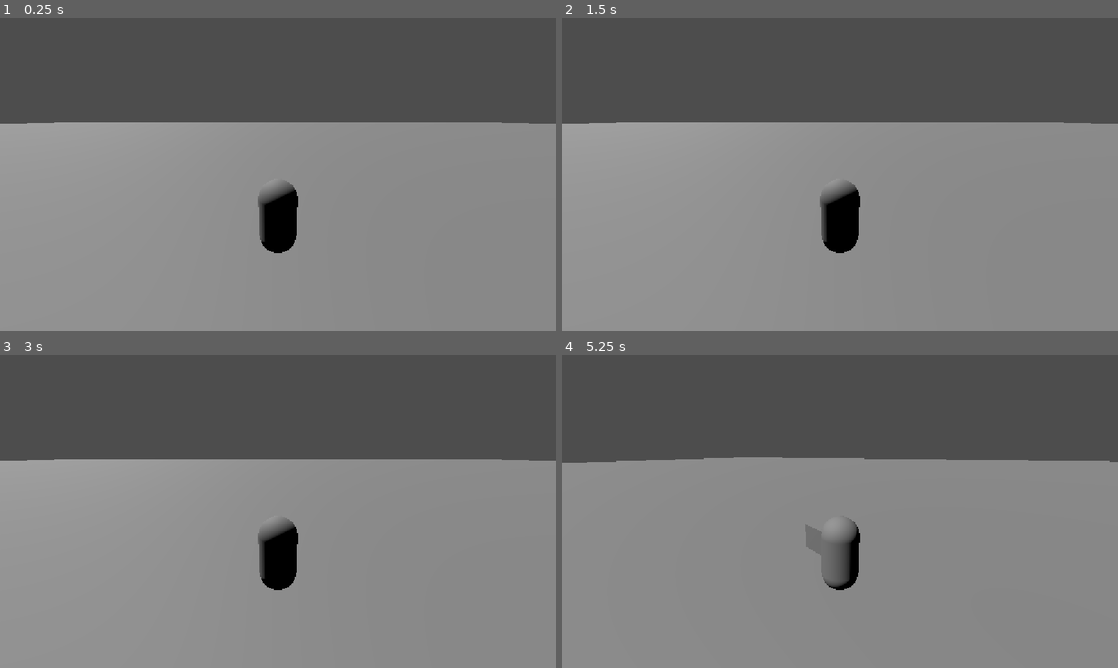
Above: before the commit, frames 1-4 (two rows, left to right).
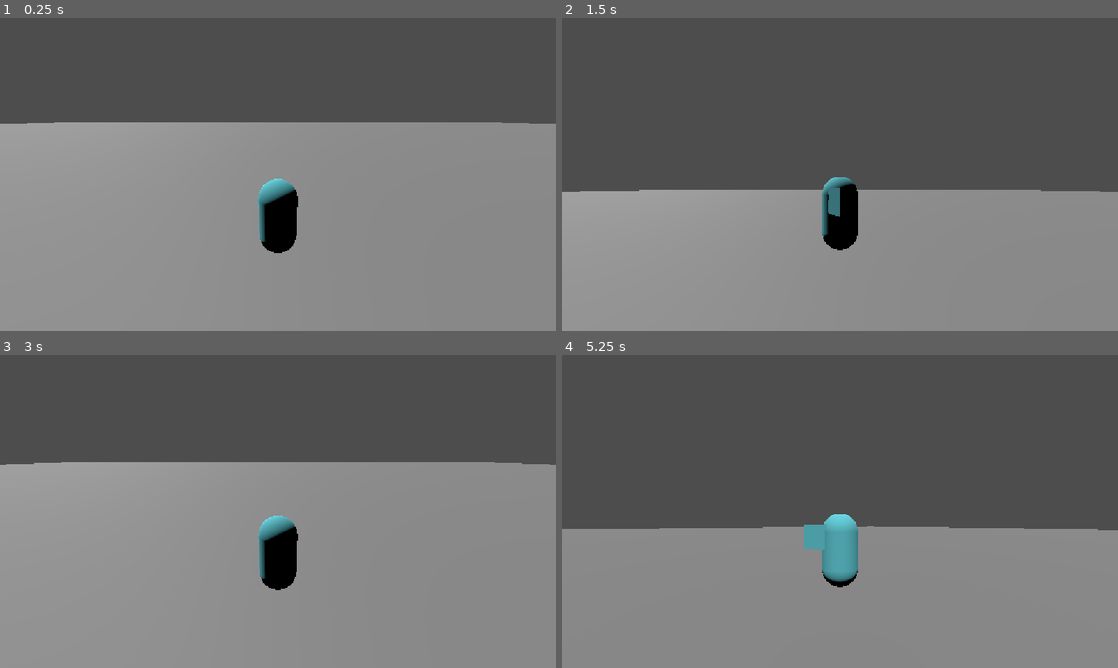
Above: after the commit, the same moments.

Repository: JacobLickiss-CSU/cs-464-group-15-project
Game: Godot game, scene res://scenes/demo_scene.tscn
Same seed, same stepped clock (60 frames per second), same inputs: the game is played once before the commit and once after it.
Inputs:
- Up to frame 1 (0.25 s): no input
- Up to frame 2 (1.5 s): tap Enter at 0.5 s; hold Space (camera_trigger, bound only after the commit) 0.53-1.28 s; hold K (rightstick_down) from 0.53 s (still down); tap Space (camera_trigger, bound only after the commit) at 1.35 s
- Up to frame 3 (3 s): tap Enter at 2 s; hold Space (camera_trigger, bound only after the commit) 2.03-2.78 s; release K (rightstick_down) at 2.78 s; hold I (rightstick_up) from 2.78 s (still down); tap Space (camera_trigger, bound only after the commit) at 2.85 s
- Up to frame 4 (5.25 s): tap Enter at 3.5 s; release I (rightstick_up) at 3.53 s; hold Space (camera_trigger, bound only after the commit) 3.53-4.28 s; hold J (rightstick_left) 3.53-5.03 s; tap Space (camera_trigger, bound only after the commit) at 4.35 s; hold K (rightstick_down) from 5.03 s (still down); hold Space (camera_trigger, bound only after the commit) from 5.03 s (still down)

The runs differ from the first frame. In frame 1, 0.5% of the frame differs, in the area x 46-53%, y 51-72%; in frame 2, 22%; in frame 3, 1.4%; in frame 4, 23%, in the area x 0-100%, y 32-76%.

Commit message:
More controls testing
* Added a color for the placeholder player.
* Finished the test control scheme.

Diff:
--- a/project.godot
+++ b/project.godot
@@ -70,6 +70,12 @@
 , Object(InputEventKey,"resource_local_to_scene":false,"resource_name":"","device":-1,"window_id":0,"alt_pressed":false …(183 unchanged characters)…
 ]
 }
+camera_trigger={
+"deadzone": 0.2,
+"events": [Object(InputEventJoypadButton,"resource_local_to_scene":false,"resource_name":"","device":-1,"button_index":9,"pressure":0.0,"pressed":true,"script":null)
+, Object(InputEventKey,"resource_local_to_scene":false,"resource_name":"","device":-1,"window_id":0,"alt_pressed":false,"shift_pressed":false,"ctrl_pressed":false,"meta_pressed":false,"pressed":false,"keycode":0,"physical_keycode":32,"key_label":0,"unicode":32,"location":0,"echo":false,"script":null)
+]
+}
 
 [physics]
 
--- a/scenes/player.tscn
+++ b/scenes/player.tscn
@@ -4,26 +4,37 @@
 
 [sub_resource type="CapsuleMesh" id="CapsuleMesh_3mldf"]
 
+[sub_resource type="StandardMaterial3D" id="StandardMaterial3D_3vyb7"]
+albedo_color = Color(0.38363665, 0.81175095, 0.85933137, 1)
+
 [sub_resource type="PrismMesh" id="PrismMesh_3mldf"]
 
-[node name="Player" type="Node3D" unique_id=1388977506 node_paths=PackedStringArray("camera", "camera_focus")]
+[node name="Player" type="Node3D" unique_id=1388977506 node_paths=PackedStringArray("visual_player", "camera", "camera_focus", "camera_pivot")]
 script = ExtResource("1_3vyb7")
-camera = NodePath("CameraFocus/CameraPivot/Camera3D")
+visual_player = NodePath("VisualPlayer")
+camera = NodePath("CameraFocus/CameraPivot/CameraPoint/Camera3D")
 camera_focus = NodePath("CameraFocus")
+camera_pivot = NodePath("CameraFocus/CameraPivot")
 
-[node name="PlaceholderCapsule" type="MeshInstance3D" parent="." unique_id=947115696]
+[node name="VisualPlayer" type="Node3D" parent="." unique_id=1377809873]
+
+[node name="PlaceholderCapsule" type="MeshInstance3D" parent="VisualPlayer" unique_id=947115696]
 transform = Transform3D(1, 0, 0, 0, 1, 0, 0, 0, 1, 0, 1, 0)
 mesh = SubResource("CapsuleMesh_3mldf")
+surface_material_override/0 = SubResource("StandardMaterial3D_3vyb7")
 
-[node name="PlaceholderFacing" type="MeshInstance3D" parent="." unique_id=357704461]
+[node name="PlaceholderFacing" type="MeshInstance3D" parent="VisualPlayer" unique_id=357704461]
 transform = Transform3D(0.6593331, 0, 0, 0, -2.8820365e-08, -0.6593331, 0, 0.6593331, -2.8820365e-08, 0, 1.350316, 0.6684047)
 mesh = SubResource("PrismMesh_3mldf")
+surface_material_override/0 = SubResource("StandardMaterial3D_3vyb7")
 
 [node name="CameraFocus" type="Node3D" parent="." unique_id=1564281128]
 
 [node name="CameraPivot" type="Node3D" parent="CameraFocus" unique_id=628757881]
+
+[node name="CameraPoint" type="Node3D" parent="CameraFocus/CameraPivot" unique_id=1300461585]
 transform = Transform3D(1, 0, 0, 0, 1, 0, 0, 0, 1, 0, 3.5622468, -4.8062797)
 
-[node name="Camera3D" type="Camera3D" parent="CameraFocus/CameraPivot" unique_id=1993582299]
+[node name="Camera3D" type="Camera3D" parent="CameraFocus/CameraPivot/CameraPoint" unique_id=1993582299]
 transform = Transform3D(-1, 0, 8.742278e-08, 2.4793618e-08, 0.9589409, 0.28360593, -8.383328e-08, 0.28360593, -0.9589409, 0, 0, 0)
 current = true
--- a/scripts/Player.gd
+++ b/scripts/Player.gd
@@ -1,5 +1,8 @@
 extends Node3D
 class_name Player
+
+@export
+var visual_player : Node3D
 
 @export
 var camera : Camera3D
@@ -8,10 +11,19 @@
 var camera_focus : Node3D
 
 @export
+var camera_pivot : Node3D
+
+@export
 var speed : float = 10
 
 @export
 var camera_speed : float = 5
+
+@export
+var camera_min_height : float = -20
+
+@export
+var camera_max_height : float = 25
 
 # Called when the node enters the scene tree for the first time.
 func _ready() -> void:
@@ -23,6 +35,8 @@
 	var direction : Vector3 = global_position - camera.global_position
 	direction = direction.normalized()
 	direction.y = 0
+
+	# Player position movement
 	if(Input.is_action_pressed('leftstick_up')):
 		position += direction * delta * speed
 	if(Input.is_action_pressed('leftstick_down')):
@@ -31,11 +45,31 @@
 		position += -direction.cross(Vector3.UP) * delta * speed
 	if(Input.is_action_pressed('leftstick_right')):
 		position += direction.cross(Vector3.UP) * delta * speed
-	if(Input.is_action_pressed('rightstick_up')):
-		pass
-	if(Input.is_action_pressed('rightstick_down')):
-		pass
-	if(Input.is_action_pressed('rightstick_left')):
-		camera_focus.rotate(Vector3(0, 1, 0), -delta * camera_speed)
-	if(Input.is_action_pressed('rightstick_right')):
-		camera_focus.rotate(Vector3(0, 1, 0), delta * camera_speed)
+
+	# Check if the camera trigger button is held
+	if(Input.is_action_pressed('camera_trigger')):
+		# Camera facing movement
+		if(Input.is_action_pressed('rightstick_up')):
+			camera_pivot.rotate(Vector3(1, 0, 0), delta * camera_speed)
+			if(camera_pivot.rotation_degrees.x > camera_max_height):
+				camera_pivot.rotation_degrees = Vector3(camera_max_height, camera_pivot.rotation_degrees.y, camera_pivot.rotation_degrees.z)
+		if(Input.is_action_pressed('rightstick_down')):
+			camera_pivot.rotate(Vector3(1, 0, 0), -delta * camera_speed)
+			if(camera_pivot.rotation_degrees.x < camera_min_height):
+				camera_pivot.rotation_degrees = Vector3(camera_min_height, camera_pivot.rotation_degrees.y, camera_pivot.rotation_degrees.z)
+		if(Input.is_action_pressed('rightstick_left')):
+			camera_focus.rotate(Vector3(0, 1, 0), delta * camera_speed)
+		if(Input.is_action_pressed('rightstick_right')):
+			camera_focus.rotate(Vector3(0, 1, 0), -delta * camera_speed)
+	else:
+		# Player facing change
+		# Getting the joystick as a vector
+		#  https://docs.godotengine.org/en/stable/tutorials/inputs/controllers_gamepads_joysticks.html
+		var stick_input = Input.get_vector("rightstick_left", "rightstick_right", "rightstick_up", "rightstick_down")
+		if(stick_input.length() > 0):
+			# Get a position for the player to look at
+			var look_target = visual_player.global_position + Vector3(stick_input.x, 0, stick_input.y)
+			# Get the player to look at that position
+			visual_player.look_at(look_target)
+			# Compensate for the current amount of camera focus rotation
+			visual_player.rotate(Vector3(0, 1, 0), camera_focus.rotation.y)
